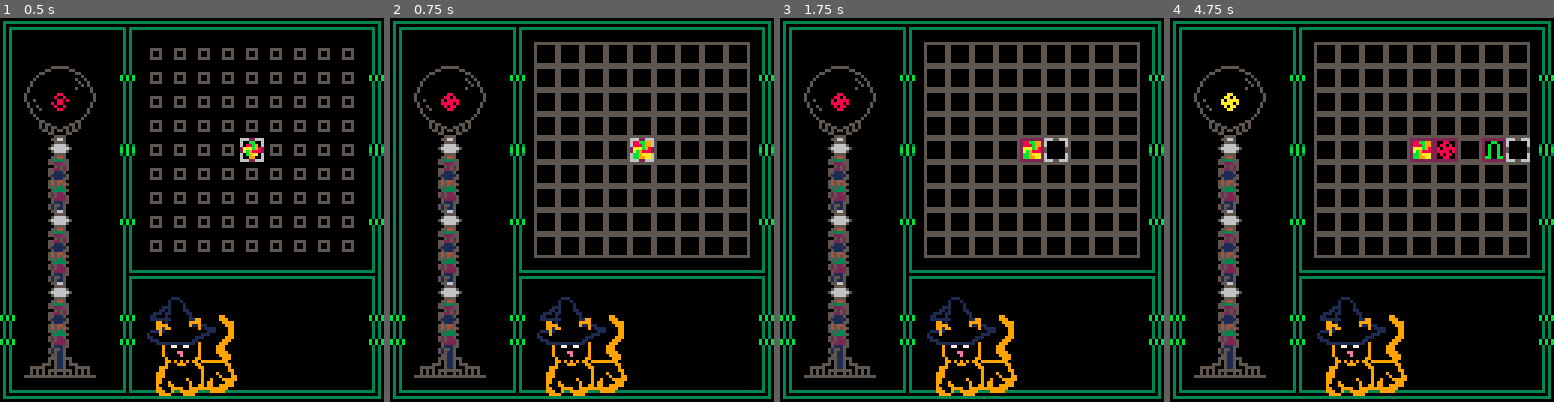
Above: before the commit, frames 1-4 (left to right).
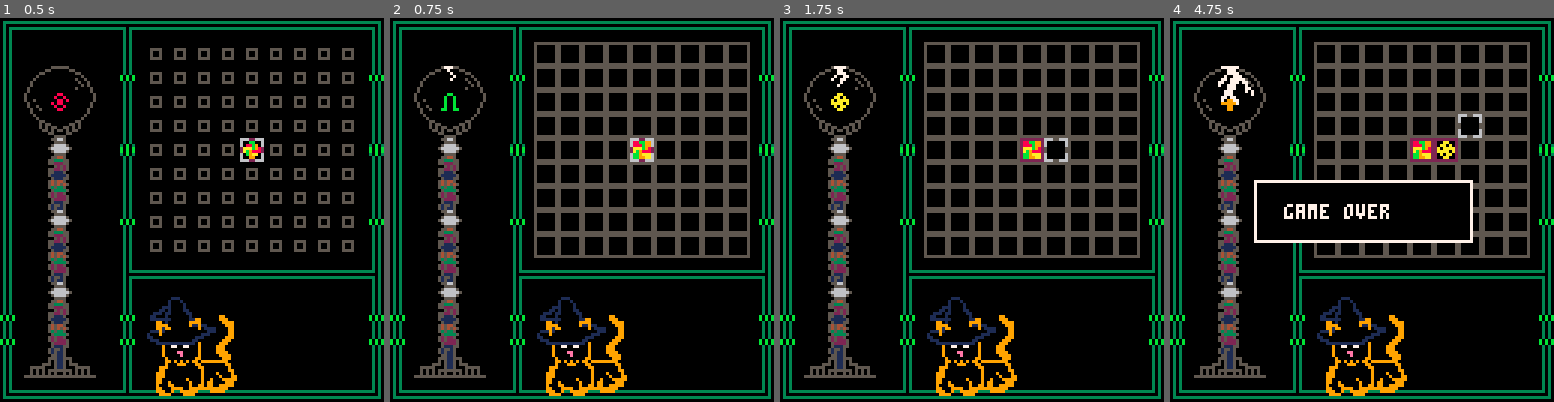
Above: after the commit, the same moments.

Repository: zvxr/wizardcat
Game: PICO-8 cartridge pixiepixie.p8
Two runs of this game, one before a commit and one after it. Both use one fixed random seed, a clock stepped at 60 frames per second and the inputs below.
Inputs:
- Up to frame 1 (0.5 s): tap X (X key) at 0.33 s
- Up to frame 2 (0.75 s): tap O (Z key) at 0.7 s
- Up to frame 3 (1.75 s): tap X (X key) at 1.07 s; hold Right from 1.6 s (still down); tap O (Z key) at 1.7 s
- Up to frame 4 (4.75 s): tap X (X key) at 1.85, 2.97, 4.08 s; release Right at 2.1 s; tap O (Z key) every 0.4 s from 2.1 to 4.5 s; hold Up 2.15-2.42 s; hold Right 2.47-3.03 s; hold Left 3.08-3.58 s; hold Down 3.63-3.97 s; hold Right 4.02-4.68 s; hold Up from 4.73 s (still down)

Frame 1 is identical in both runs. In frame 2, 0.2% of the frame differs, in the area x 13-18%, y 12-25%; in frame 3, 0.2%; in frame 4, 5.7%, in the area x 12-94%, y 12-59%.

Commit message:
fix queue, touch up rows

Diff:
--- a/game.lua
+++ b/game.lua
@@ -4,11 +4,11 @@
 
 function init_game()
   lv=1    -- level
-  cr=0    -- cracks
   sc=0    -- score
 end
 
 function upd_input()
+ if q.d>=3 then return end
  if btnp(0) then
   if t.x>1 then
    t.x-=1
@@ -37,6 +37,8 @@
   else
    sfx(1)
   end
+ elseif btnp(4) then
+  discard_q()
  elseif btnp(5) then
   put_p()
  end
--- a/matrix.lua
+++ b/matrix.lua
@@ -6,17 +6,35 @@
   end
 end
 
+function empty_m(p)
+ return p.g==1 or p.g>=112 and p.g<=127 or p.g>=190 and p.g<=191
+end
+
 function check_m(p,x,y)
- if x>1 and not check_mc(p,x-1,y) then return end
- if x<9 and not check_mc(p,x+1,y) then return end
- if y>1 and not check_mc(p,x,y-1) then return end
- if y<9 and not check_mc(p,x,y+1) then return end
+ local n=false
+ if x>1 then
+  if not empty_m(m[y][x-1]) then n=true end
+  if not check_mc(p,x-1,y) then return end
+ end
+ if x<9 then
+  if not empty_m(m[y][x+1]) then n=true end
+  if not check_mc(p,x+1,y) then return end
+ end
+ if y>1 then
+  if not empty_m(m[y-1][x]) then n=true end
+  if not check_mc(p,x,y-1) then return end
+ end
+ if y<9 then
+  if not empty_m(m[y+1][x]) then n=true end
+  if not check_mc(p,x,y+1) then return end
+ end
+ if not n and p.c!=0 and p.c!=7 then return end
  return true
 end
 
 function check_mc(p,x,y)
  local n=m[y][x]
- if n.g==1 or n.g==p.g then return true end
+ if empty_m(n) or n.g==p.g then return true end
  if n.c==p.c then return true end
  if p.c==0 and n.c>=8 and n.c<=11 then return true end
  if n.c==0 and p.c>=8 and p.c<=11 then return true end
@@ -40,13 +58,46 @@
 
 function put_p()
  local qp=q[q.f]
- local p=m[t.y][t.x]
- if p.g!=1 or not check_m(qp,t.x,t.y) then
+ if not empty_m(m[t.y][t.x]) or not check_m(qp,t.x,t.y) then
   sfx(5)
   return
  end
  m[t.y][t.x]=pop_q()
+ local fy=true
+ local fx=true
+ for x=1,9 do
+  if empty_m(m[t.y][x]) then
+   fy=false
+   break
+  end
+ end
+ for y=1,9 do
+  if empty_m(m[y][t.x]) then
+   fx=false
+   break
+  end
+ end
+ if fy then
+  for x=1,9 do
+   m[t.y][x].g+=48
+   m[t.y][x].a=40
+  end
+ end
+ if fx then
+  for y=1,9 do
+   if not fy or y!=t.y then
+    m[y][t.x].g+=48
+    m[y][t.x].a=40
+   end
+  end
+ end
+ if q.d>0 then
+  q.d-=1
+ end
  fill_q()
+ if fy or fx then
+  sfx(7)
+ end
  sfx(4)
 end
 
--- a/panel.lua
+++ b/panel.lua
@@ -11,6 +11,19 @@
    pg=7+ga
   end
   spr(pg,x*8,y*8)
+  return
+ end
+
+ if pg>=112 and pg<=127 or pg>=190 and pg<=191 then
+  if p.a>0 then
+   pg-=ga*16
+  else
+   pg=1
+  end
+  pal(5,lc)
+  pal(6,p.c)
+  spr(pg,x*8,y*8)
+  pal()
   return
  end
 
--- a/pixiepixie.p8
+++ b/pixiepixie.p8
@@ -9,7 +9,6 @@
 #include queue.lua
 
 t=nil
-cr=0
 m=nil
 lv=0
 q=nil
@@ -22,6 +21,11 @@
   draw_m(get_lc())
   draw_t()
   draw_q()
+  if q.d>=3 then
+    rectfill(28,54,100,74,0)
+    rect(28,54,100,74,7)
+    print("game over",38,62,7)
+  end
 end
 
 function _init()
@@ -104,14 +108,14 @@
 50000005506000055000000550000005500060055000000500000000000000000000000000000000000000000000000000000000000000000000000000000000
 50000005500000055000000550000005500000055000000500000000000000000000000000000000000000000000000000000000000000000000000000000000
 55555555555555555555555555555555555555555555555500000000000000000000000000000000000000000000000000000000000000000000000000000000
-00000011100001000000000000000000000000000000000000000000000000000000000000000000000000000000000000000000000000005555555555555555
-0000011010000110000000000000000000000000000000000000000000000000000000000000000000000000000000000000000000000000588bb9955cceedd5
-00011101100000110000000000000000000000000000000000000000000000000000000000000000000000000000000000000000000000005888b9955cccedd5
-00110001000000010000000009900000000000000000000000000000000000000000000000000000000000000000000000000000000000005aaab9855fffedc5
-00111111100000011990000009990000000900000000000000000000000000000000000000000000000000000000000000000000000000005ab988855fedccc5
-00009901000000099990000000999900999990000000000000000000000000000000000000000000000000000000000000000000000000005bb9aaa55eedfff5
-00009999000000091191100000099900990999000000000000000000000000000000000000000000000000000000000000000000000000005bb99aa55eeddff5
-00009919900000000090111100009900000099900000000000000000000000000000000000000000000000000000000000000000000000005555555555555555
+00000011100001000000000000000000000000000000000000000000000000000000000000000000000000000000000000000000555555555555555555555555
+0000011010000110000000000000000000000000000000000000000000000000000000000000000000000000000000000000000050666005588bb9955cceedd5
+00011101100000110000000000000000000000000000000000000000000000000000000000000000000000000000000000000000506446655888b9955cccedd5
+00110001000000010000000009900000000000000000000000000000000000000000000000000000000000000000000000000000564224655aaab9855fffedc5
+00111111100000011990000009990000000900000000000000000000000000000000000000000000000000000000000000000000564224655ab988855fedccc5
+00009901000000099990000000999900999990000000000000000000000000000000000000000000000000000000000000000000566446055bb9aaa55eedfff5
+00009999000000091191100000099900990999000000000000000000000000000000000000000000000000000000000000000000500666055bb99aa55eeddff5
+00009919900000000090111100009900000099900000000000000000000000000000000000000000000000000000000000000000555555555555555555555555
 00111910000000000000011100009900000009900000000000000000000000000000000000000000000000000000000000000000000000005555555555555555
 0100090000000000000111000000990000009900000000000000000000000000000000000000000000000000000000000000000000000000500bb005500ee005
 01100000000000000111000000099900009999000000000000000000000000000000000000000000000000000000000000000000000000005088b90550cced05
--- a/queue.lua
+++ b/queue.lua
@@ -12,13 +12,33 @@
  q.l=0
 end
 
+function discard_q()
+ pop_q()
+ fill_q()
+ q.d+=1
+ sfx(6)
+end
+
 function draw_q()
  if q.f>q.l then return end
  draw_p(0,q[q.f],2,3)
+ if q.d==0 then
+  spr(17,16,16)
+ elseif q.d==1 then
+  spr(19,16,16)
+ elseif q.d==2 then
+  spr(20,16,16)
+ else
+  spr(35,16,16)
+  spr(36,24,16)
+  spr(51,16,24)
+  spr(52,24,24)
+ end
 end
 
 function init_q()
  q={
+  d=0,
   f=1,
   l=0,
   s=3
Not shown, changed: the sound effects (__sfx__) section of pixiepixie.p8
Not shown, changed: DOCS.md
